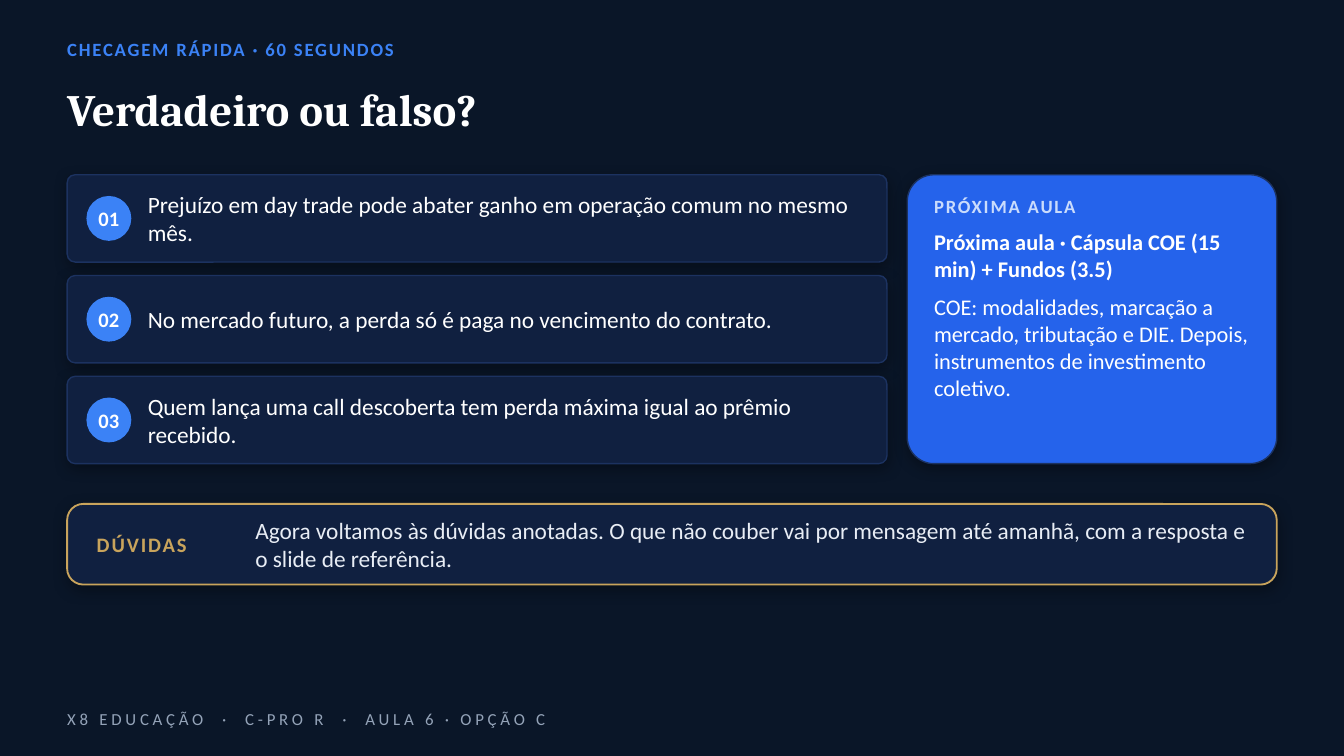
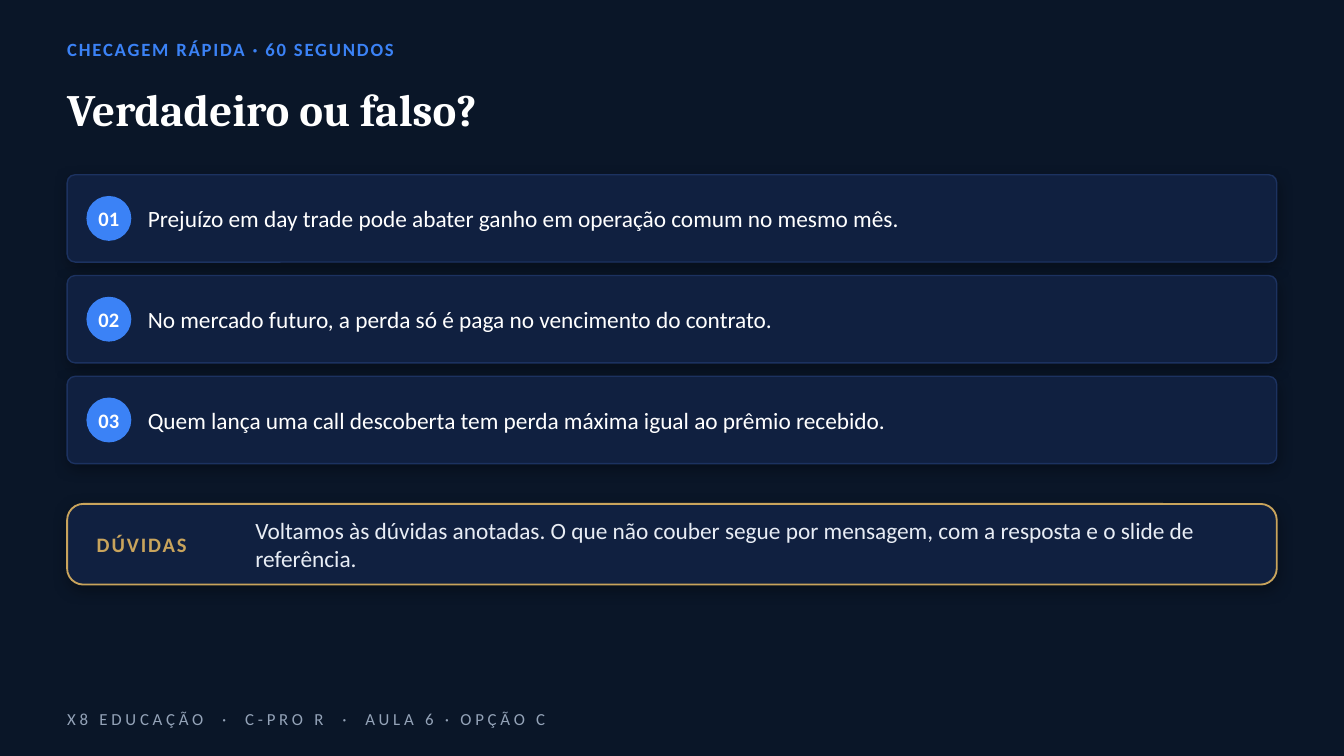
Before and after one commit to gabrielparreiradasilveira-lang/Principal, a slide deck: slide 20 of C-PRO_R_Aula_6_opcoes/C_Da_acao_ao_derivativo/C-PRO_R_-_Aula_6_-_Opcao_C.pptx. Drawn at 1344x756 pixels with LibreOffice and Linux fonts; fonts in the diff are those of the drawing; background and template pictures are left out. Boxes give left, top, right and bottom in pixels: in the first picture for what was removed or moved away, otherwise in the second. Text is boxed around its words. In the diff, an @@ line names an element or a change of style, - is before the commit and + after.

```diff
--- a/C-PRO_R_Aula_6_opcoes/C_Da_acao_ao_derivativo/C-PRO_R_-_Aula_6_-_Opcao_C.pptx
+++ b/C-PRO_R_Aula_6_opcoes/C_Da_acao_ao_derivativo/C-PRO_R_-_Aula_6_-_Opcao_C.pptx
@@ rounded rectangle resized from (x1=67, y1=175, x2=887, y2=262) to (x1=67, y1=175, x2=1277, y2=262) @@
@@ text "Prejuízo em day trade pode ..." rewrapped from (x1=148, y1=196, x2=848, y2=241) to (x1=148, y1=210, x2=898, y2=231) @@
@@ rounded rectangle removed at (x1=907, y1=175, x2=1277, y2=464) @@
@@ text removed at (x1=934, y1=197, x2=1076, y2=213) @@
-PRÓXIMA AULA
@@ text removed at (x1=934, y1=233, x2=1248, y2=396) @@
-Próxima aula · Cápsula COE (15 min) + Fundos (3.5)
-COE: modalidades, marcação a mercado, tributação e DIE. Depois, instrumentos de investimento coletivo.
@@ rounded rectangle resized from (x1=67, y1=276, x2=887, y2=363) to (x1=67, y1=276, x2=1277, y2=363) @@
@@ rounded rectangle resized from (x1=67, y1=376, x2=887, y2=464) to (x1=67, y1=376, x2=1277, y2=464) @@
@@ text "Quem lança uma call descoberta ..." rewrapped from (x1=148, y1=398, x2=791, y2=443) to (x1=148, y1=412, x2=885, y2=433) @@
@@ text at (x1=255, y1=522, x2=1194, y2=567): text changed @@
-Agora voltamos às dúvidas anotadas. O que não couber vai por mensagem até amanhã, com a resposta e o slide de referência.
+Voltamos às dúvidas anotadas. O que não couber segue por mensagem, com a resposta e o slide de referência.
```
Also in this commit, not shown: 2 other slides changed, 11 other files.
